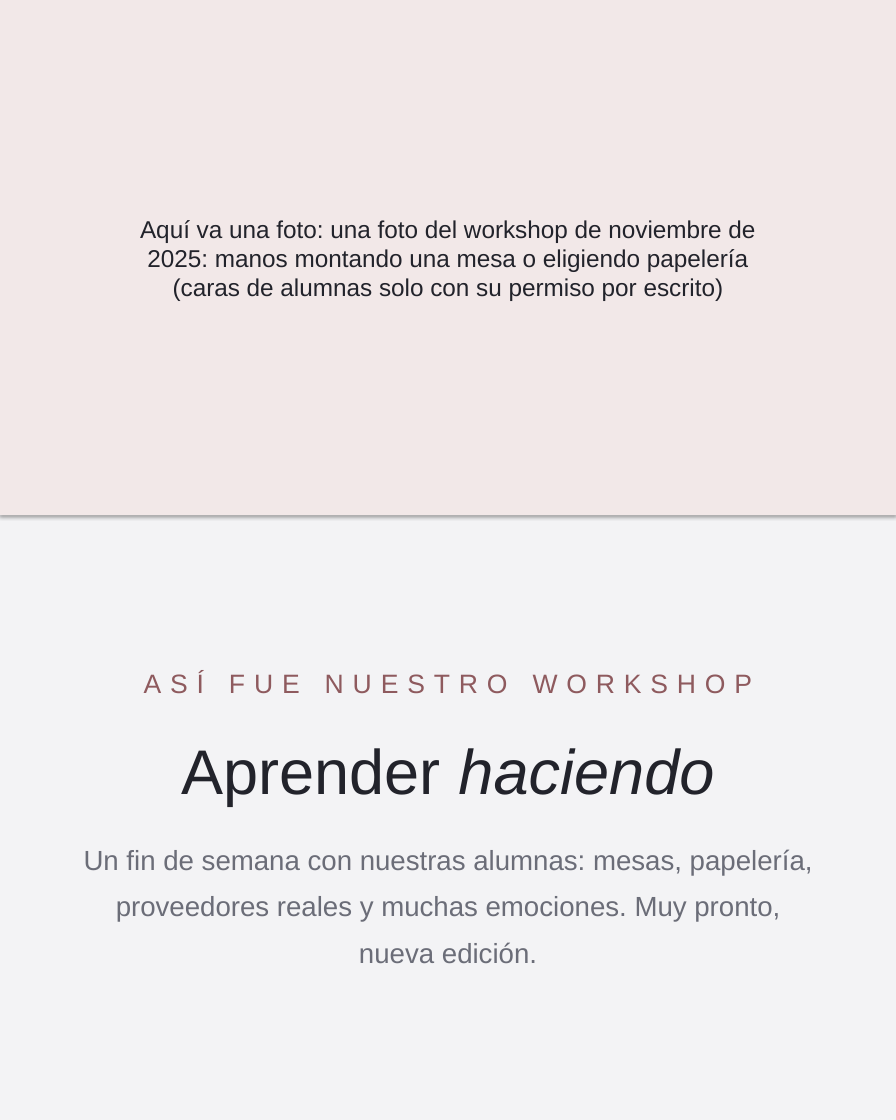
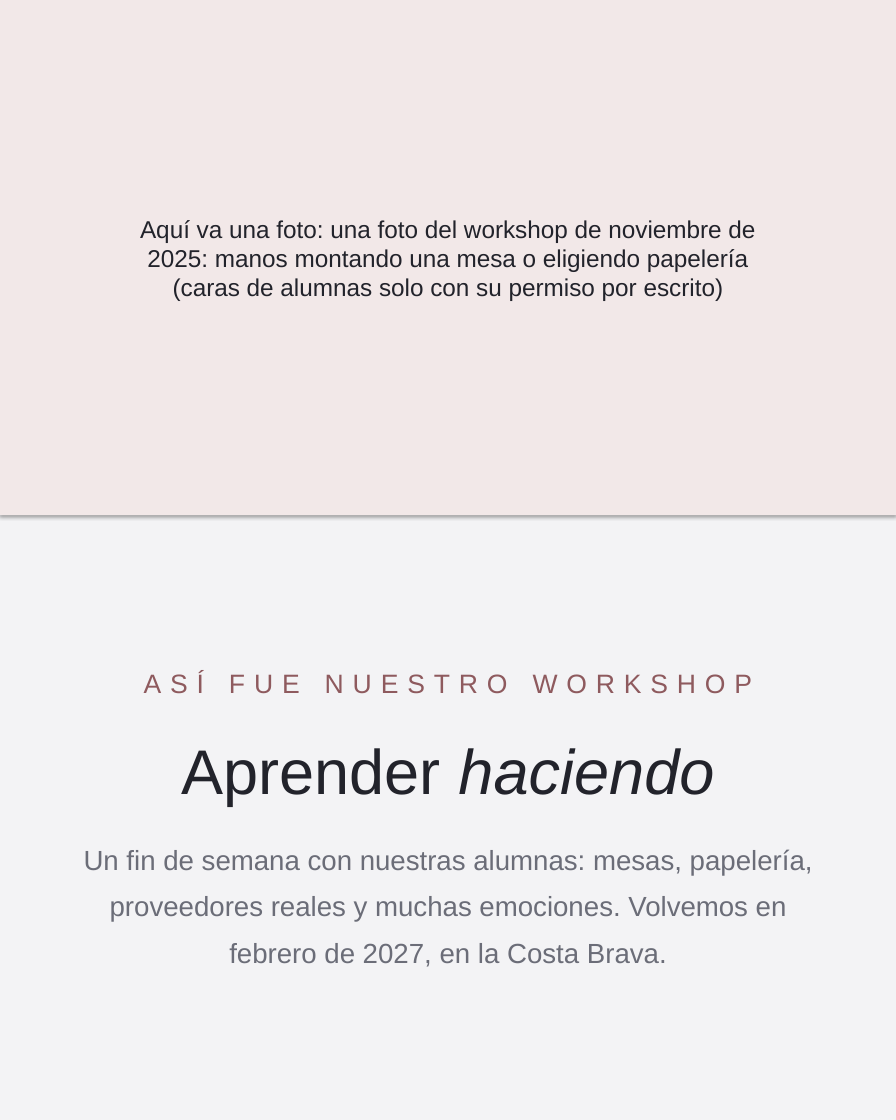
Before and after one commit to NDAEVENTS/NUBES-SCHOOL, a slide deck: slide 4 of public/ig/fb-inicio-listas/post-canva.pptx. Drawn at 896x1120 pixels with LibreOffice and Linux fonts; fonts in the diff are those of the drawing. Boxes give left, top, right and bottom in pixels: in the first picture for what was removed or moved away, otherwise in the second. Text is boxed around its words. In the diff, an @@ line names an element or a change of style, - is before the commit and + after.

```diff
--- a/public/ig/fb-inicio-listas/post-canva.pptx
+++ b/public/ig/fb-inicio-listas/post-canva.pptx
@@ text at (84, 849, 813, 967): text changed @@
-Un fin de semana con nuestras alumnas: mesas, papelería, proveedores reales y muchas emociones. Muy pronto, nueva edición.
+Un fin de semana con nuestras alumnas: mesas, papelería, proveedores reales y muchas emociones. Volvemos en febrero de 2027, en la Costa Brava.
```
Also in this commit, not shown: 47 other files.
